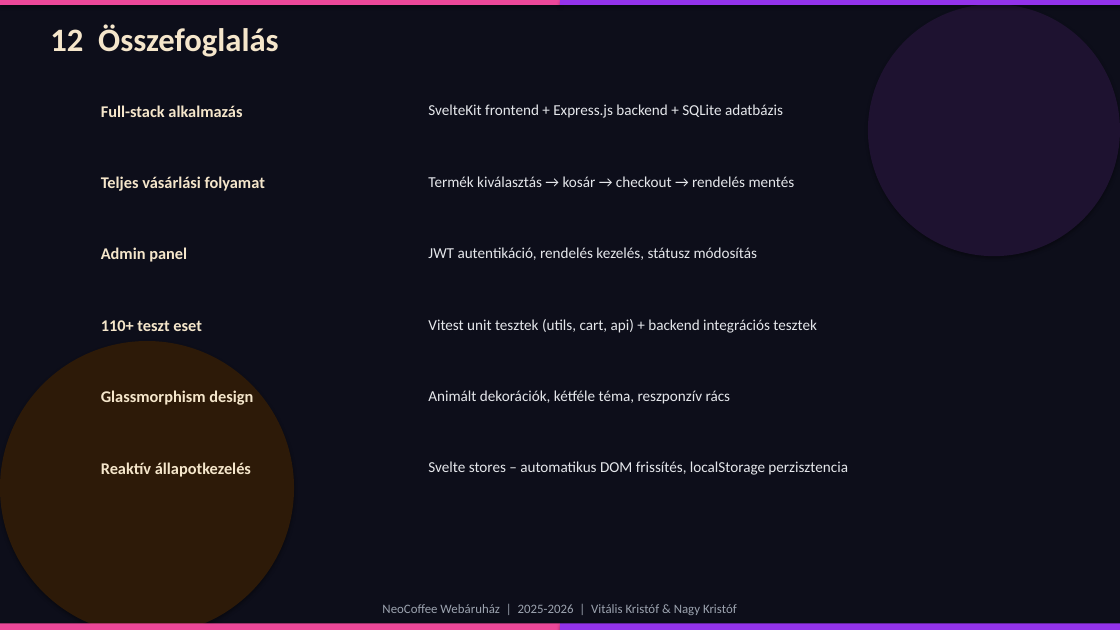
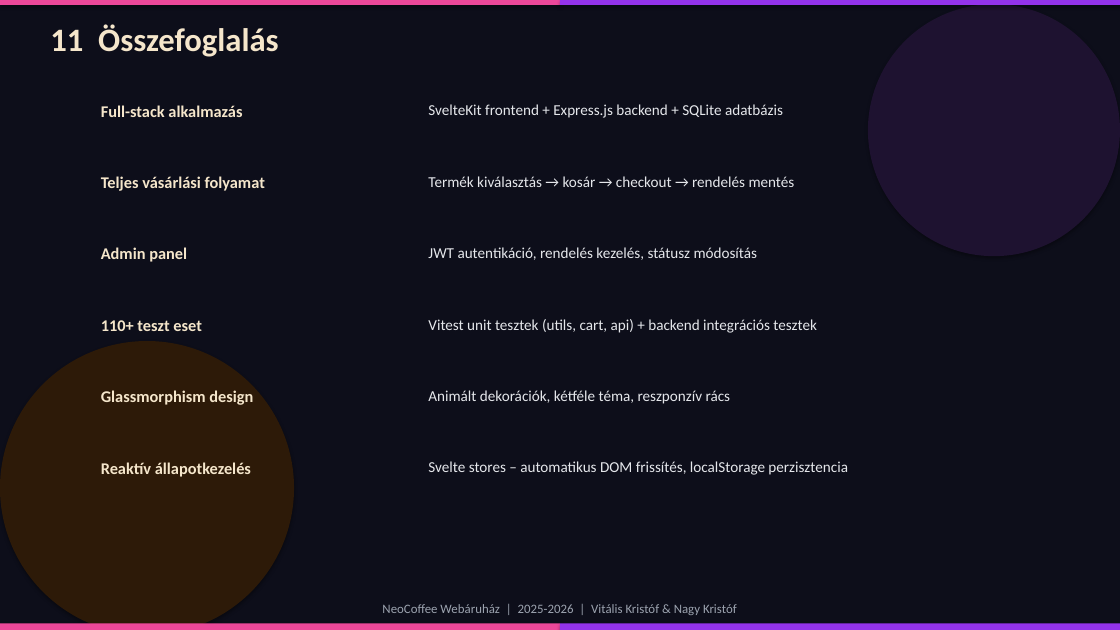
Before and after one commit to KristOOFF/webaruhaz, a slide deck: slide 13 of NeoCoffee_Webáruház_Prezentáció.pptx. Drawn at 1120x630 pixels with LibreOffice and Linux fonts; fonts in the diff are those of the drawing. Boxes give left, top, right and bottom in pixels: in the first picture for what was removed or moved away, otherwise in the second. Text is boxed around its words. In the diff, an @@ line names an element or a change of style, - is before the commit and + after.

```diff
--- a/NeoCoffee_Webáruház_Prezentáció.pptx
+++ b/NeoCoffee_Webáruház_Prezentáció.pptx
@@ text at (50,25,278,57): text changed @@
-12 Összefoglalás
+11 Összefoglalás
```
Also in this commit, not shown: 7 other slides changed.
